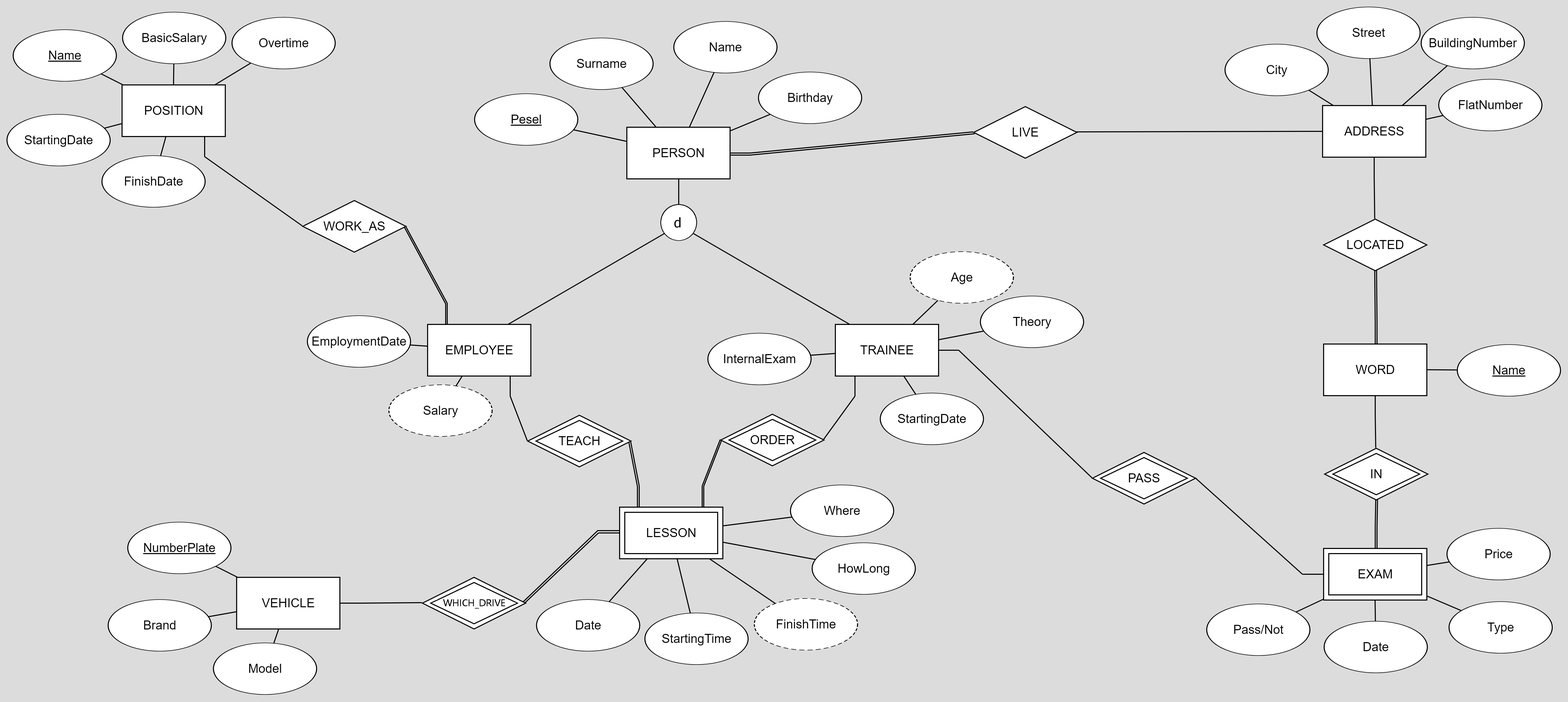
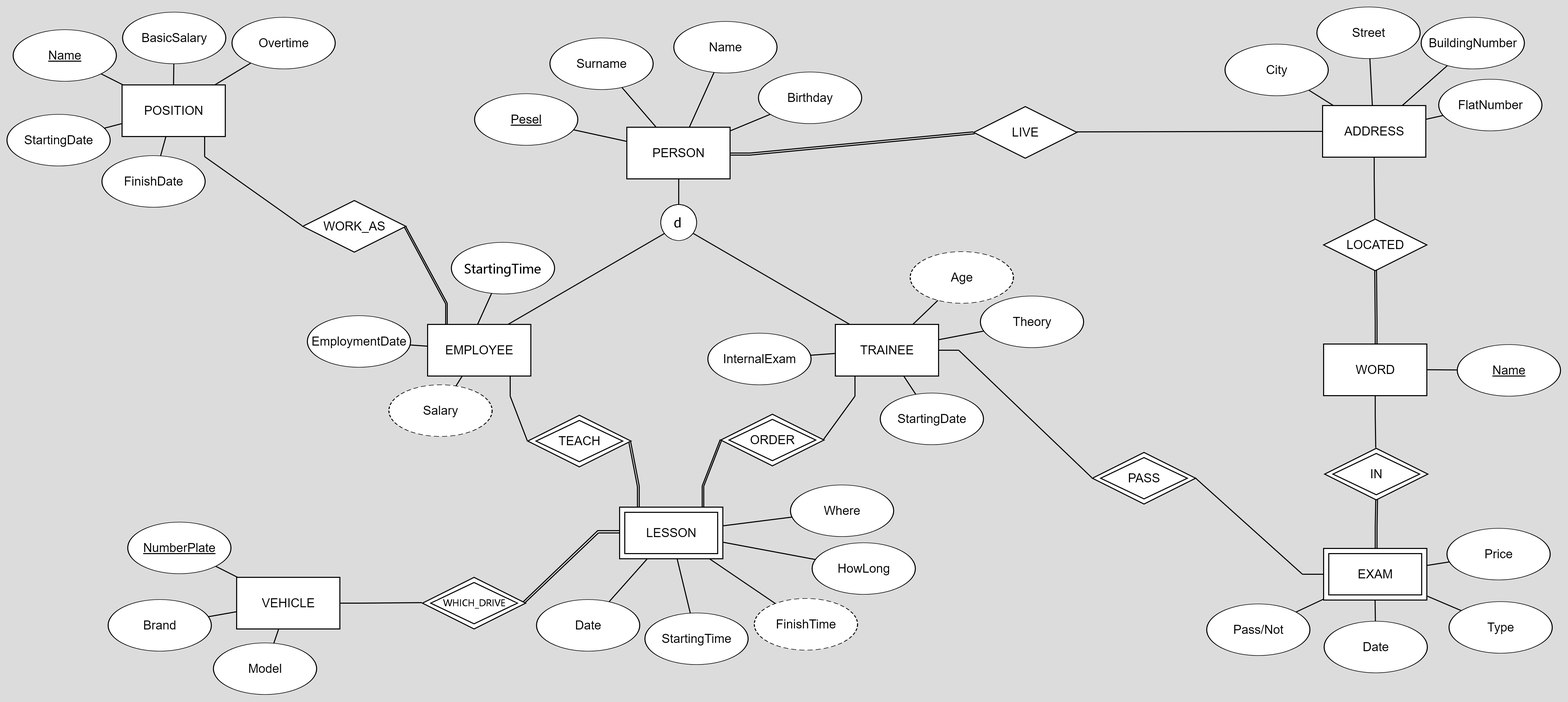
Two versions of the same layered image (1568×702). Layer-by-layer changes:
added layer "StartingTime" above "WHICH_DRIVE" over (464, 263, 541, 277)
added layer "Wklejona warstwa #3" above "d" over (450, 242, 556, 324)
